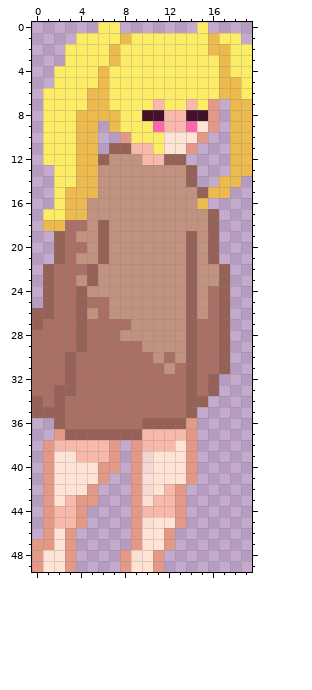
Pixel-art sprite, stored at UTS/img/player.png. Above is the file before it was changed.
The file is 20x50 pixels. Pixels under 10% opacity are left out. Colours within 5 levels of each other are drawn and written as one.
New version:
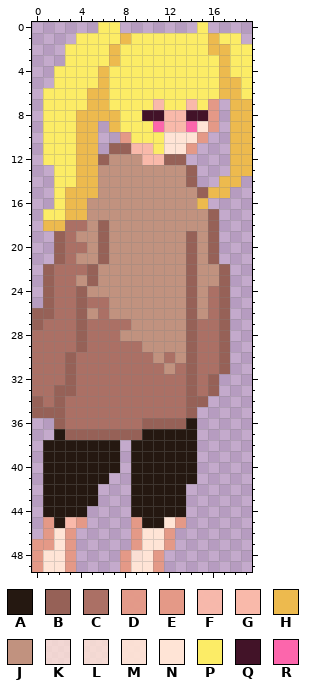
Palette (. is transparent): A #251811  B #966157  C #ab7065  D #e49987f7  E #e49987  F #f9b9aaf5  G #f9b9aa  H #edba4e  J #c1927f  K #ffe4d6c8  L #ffe4d6d3  M #ffe4d6ed  N #ffe4d6  P #fcec66  Q #421328  R #fc66ac
Commit message: mengganti gambar saat player melompat
Diff:
@@ x 0..19 @@
 35 BBBCCCCCCCCCCCB.....
-36 ..BCCCCCCCBBBBE.....
-37 ..EBBBBBBBFGGGE.....
-38 .EGGGGGE.EFGGNE.....
-39 .ENNGGGE.EKNNNE.....
-40 .ENNNNEE.EKNNNE.....
-41 .ENNNNE..EMNNNE.....
-42 .ENNNE...ELNGE......
-43 .DNGEE...EMGGE......
-44 .EGGE....EFGGE......
-45 .EGGE....EMNNE......
+36 ..BCCCCCCCBBBBA.....
+37 ..ABBBBBBBAAAAA.....
+38 .AAAAAAA.AAAAAA.....
+39 .AAAAAAA.AAAAAA.....
+40 .AAAAAAA.AAAAAA.....
+41 .AAAAAA..AAAAAA.....
+42 .AAAAA...AAAAA......
+43 .AAAAA...AAAAA......
+44 .AAAA....AAAAA......
+45 .EAGE....EAANE......
 46 .ENE.....ENNE.......
